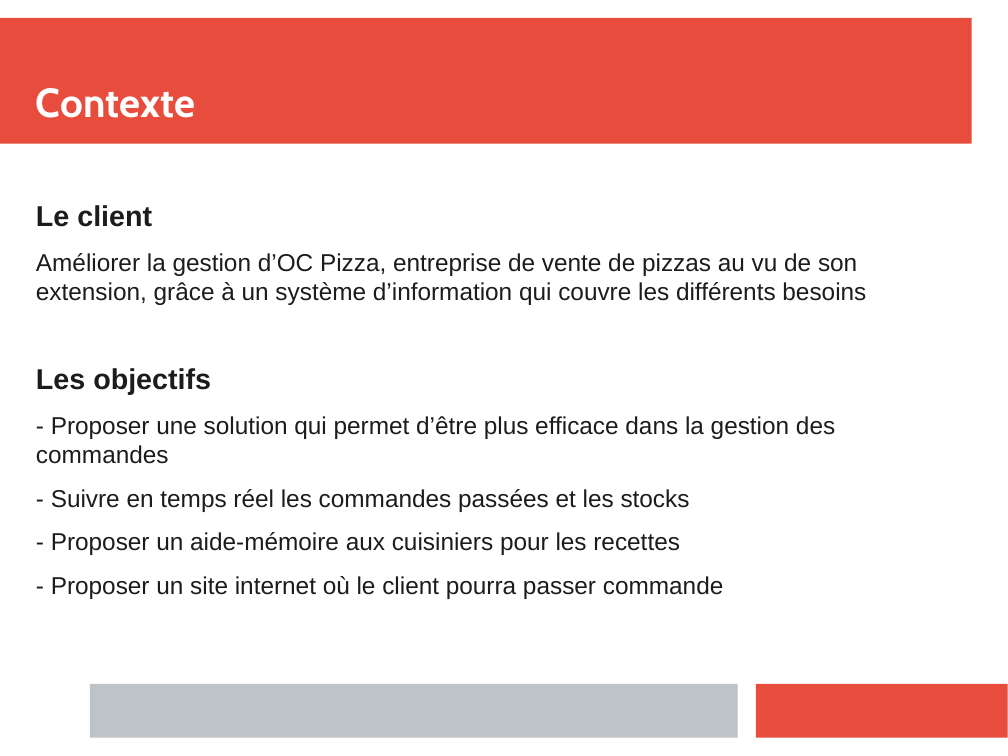
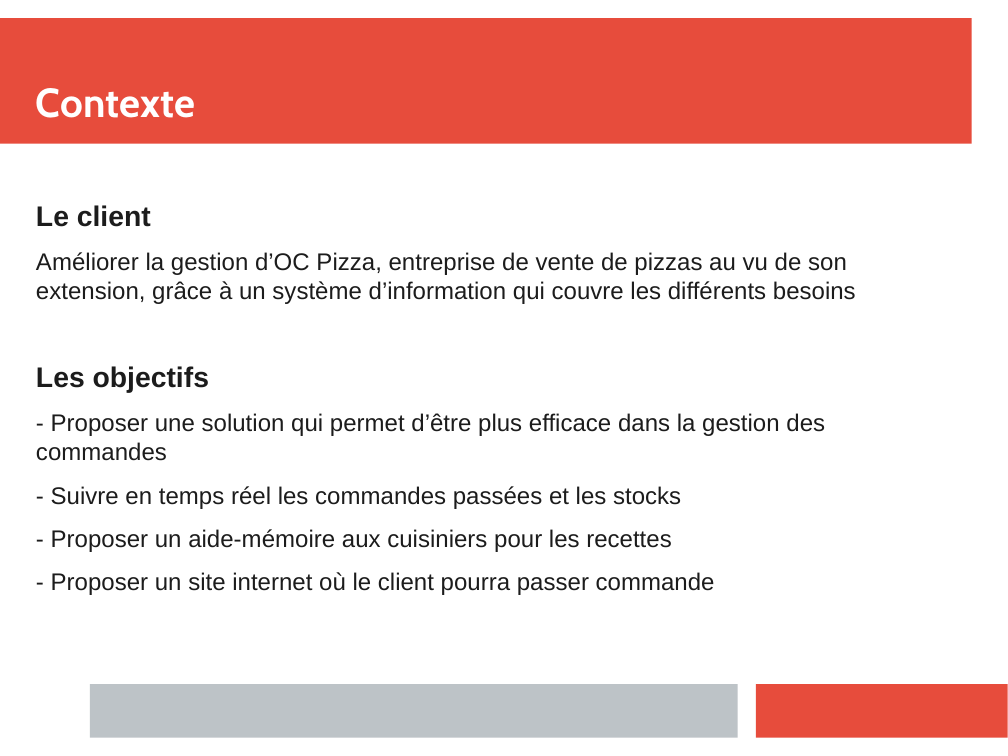
Before and after one commit to clemenceclaireR/spec_fonctionnelles_restaurant, a slide deck: slide 2 of diapo_presentation_solution.pptx. Drawn at 1008x756 pixels with LibreOffice and Linux fonts; fonts in the diff are those of the drawing. Boxes give left, top, right and bottom in pixels: in the first picture for what was removed or moved away, otherwise in the second. Text is boxed around its words. In the diff, an @@ line names an element or a change of style, - is before the commit and + after.

```diff
--- a/diapo_presentation_solution.pptx
+++ b/diapo_presentation_solution.pptx
@@ text "Le client" at (36,205,856,595): size 22.6 to 22.4 pt in "Le client", "Les objectifs"; size 19.1 to 18.9 pt @@
```
Also in this commit, not shown: 3 other slides changed, 2 other files.
